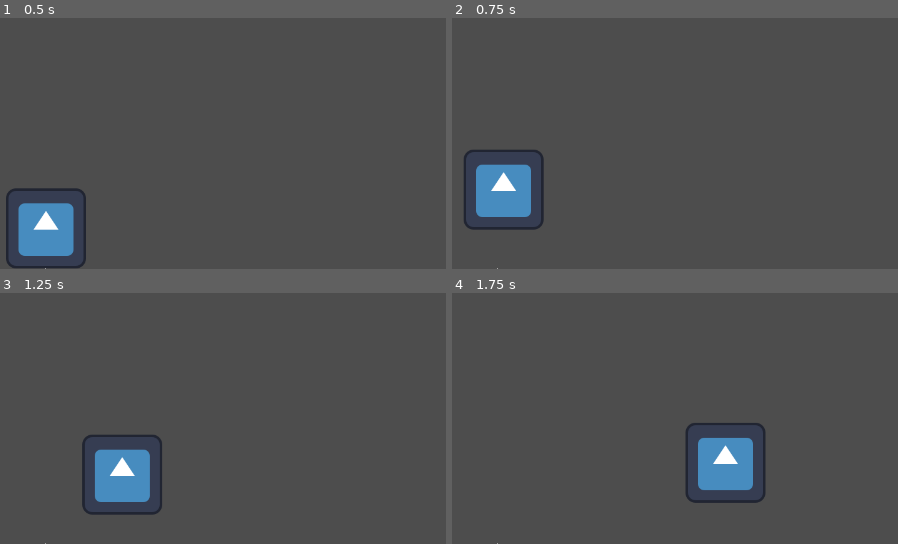
Above: before the commit, frames 1-4 (two rows, left to right).
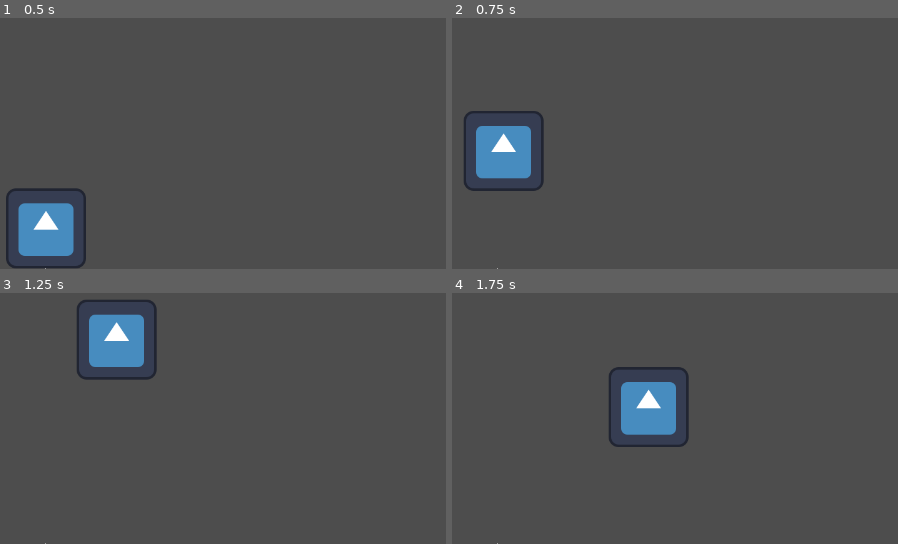
Above: after the commit, the same moments.

Repository: heliosalesjr/mtdvn
Game: Godot game, scene res://game.tscn
Same seed, same stepped clock (60 frames per second), same inputs: the game is played once before the commit and once after it. The engine's default icon, where the game draws it, is replaced by a stand-in: a white triangle on a blue panel in a dark square.
Inputs:
- Up to frame 1 (0.5 s): no input
- Up to frame 2 (0.75 s): tap Enter at 0.5 s; hold D (move_right) from 0.53 s (still down); hold Space (jump) from 0.53 s (still down)
- Up to frame 3 (1.25 s): keep holding D (move_right); keep holding Space (jump)
- Up to frame 4 (1.75 s): keep holding D (move_right); release Space (jump) at 1.28 s; tap Space (jump) at 1.35, 1.52 s

Frame 1 is identical in both runs. In frame 2, 4.7% of the frame differs, in the area x 2-21%, y 37-85%; in frame 3, 6.6%, in the area x 17-37%, y 2-89%; in frame 4, 6.5%.

Commit message:
jump science

Diff:
--- a/character.gd
+++ b/character.gd
@@ -4,18 +4,32 @@
 const SPEED = 300.0
 const JUMP_VELOCITY = -400.0
 
-@export var _move_speed: float = 2560
+@export var _move_speed: float = 256
 @export var _acceleration: float = 512
 @export var _deceleration: float = 2048
+@export var _jump_height: float = 256
+@onready var _gravity: float = ProjectSettings.get("physics/2d/default_gravity")
+@onready var _jump_force: float = sqrt(_gravity * _jump_height * 2) * -1
+
+var is_jumping: bool = false
 
 var direction: float
 
+func jump() -> void:
+	if is_on_floor():
+		velocity.y = _jump_force
+		is_jumping = true
+
+func cancel_jump() -> void:
+	if velocity.y < 0:
+		velocity.y /=2
+
 func _physics_process(delta: float) -> void:
+	if is_jumping and velocity.y >= 0:
+		is_jumping = false
+
 	if not is_on_floor():
 		velocity += get_gravity() * delta
-
-	if Input.is_action_just_pressed("jump") and is_on_floor():
-		velocity.y = JUMP_VELOCITY
 
 	if direction:
 		if velocity.x == 0 or sign(velocity.x) == sign(direction):
--- a/game.tscn
+++ b/game.tscn
@@ -24,9 +24,10 @@
 
 [node name="Kitty" parent="WorldEnvironment" instance=ExtResource("1_80nbo")]
 script = ExtResource("2_feb5d")
-_move_speed = 2560.0
+_move_speed = 256.0
 _acceleration = 512.0
 _deceleration = 2048.0
+_jump_height = 256.0
 
 [node name="Player" type="Node" parent="WorldEnvironment/Kitty" node_paths=PackedStringArray("character")]
 script = ExtResource("2_e2o6t")
--- a/player.gd
+++ b/player.gd
@@ -4,7 +4,9 @@
 
 func _input(event: InputEvent) -> void:
 	if event.is_action_pressed("jump"):
-		pass
+		character.jump()
+	elif event.is_action_released("jump"):
+		character.cancel_jump()
 
 # Called every frame. 'delta' is the elapsed time since the previous frame.
 func _process(delta: float) -> void:
